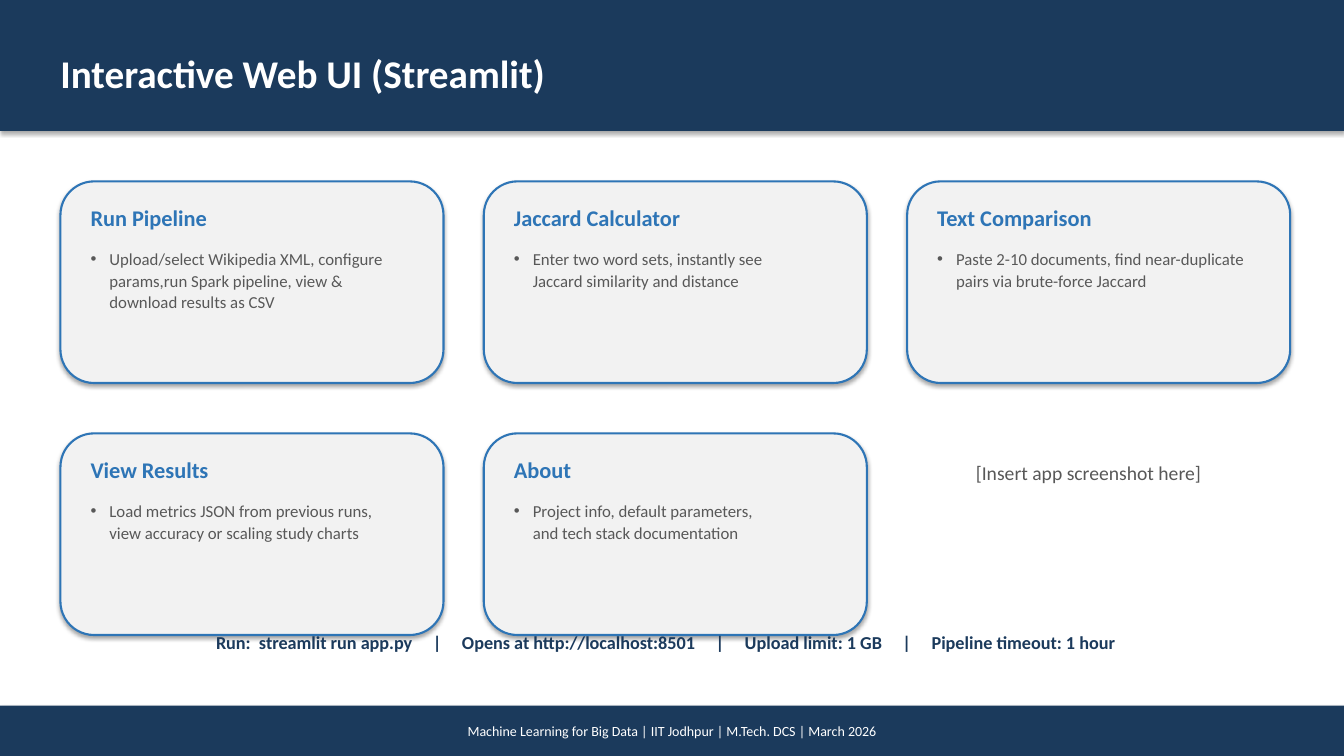
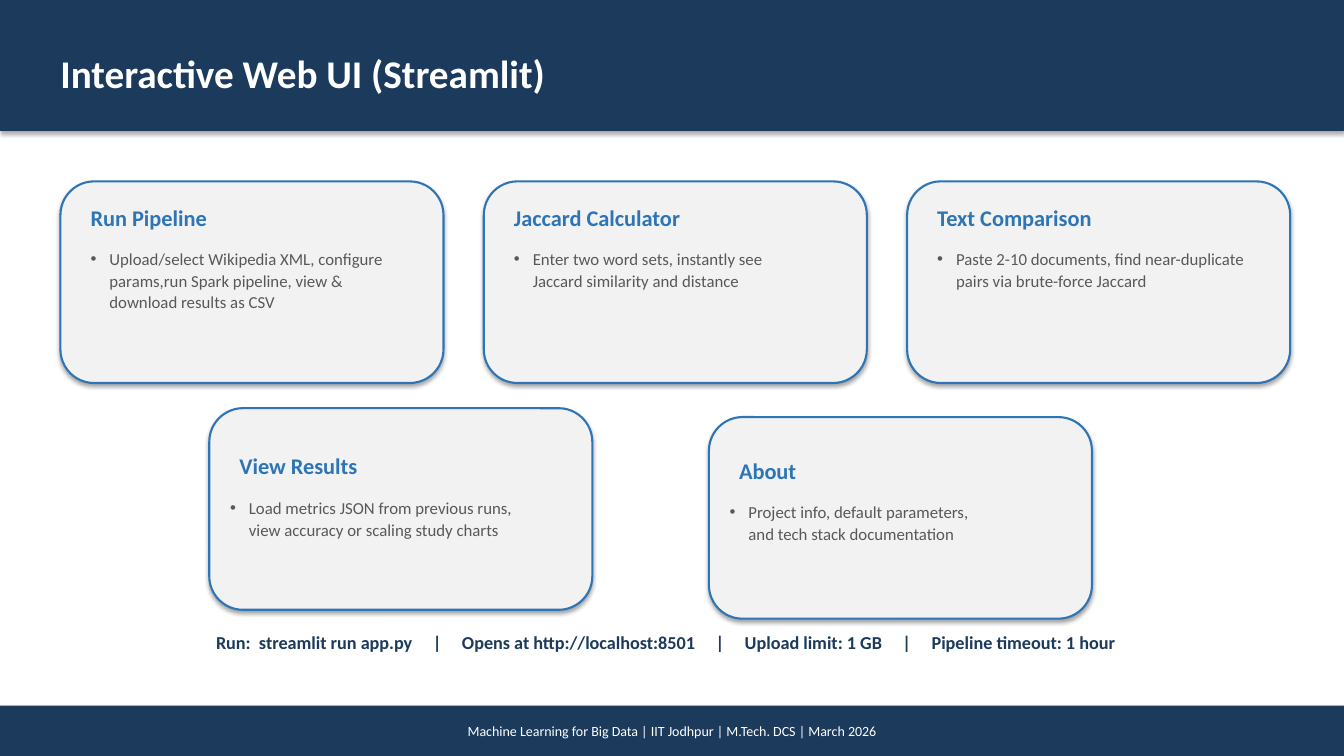
Before and after one commit to Yoursuperherobasu/BigData_Project_Machine_Learning-_for_Big_Data, a slide deck: slide 9 of Project_Presentation.pptx. Drawn at 1344x756 pixels with LibreOffice and Linux fonts; fonts in the diff are those of the drawing. Boxes give left, top, right and bottom in pixels: in the first picture for what was removed or moved away, otherwise in the second. Text is boxed around its words. In the diff, an @@ line names an element or a change of style, - is before the commit and + after.

Commit message:
Add project presentation slides

```diff
--- a/Project_Presentation.pptx
+++ b/Project_Presentation.pptx
@@ rounded rectangle: place and size @@
-rounded rectangle at box(60, 434, 444, 635)
+rounded rectangle at box(210, 408, 593, 610)
@@ rounded rectangle: place and size @@
-rounded rectangle at box(484, 434, 867, 635)
+rounded rectangle at box(709, 417, 1092, 619)
@@ text "View Results": place and size @@
-text "View Results" at box(91, 462, 208, 478)
+text "View Results" at box(239, 458, 357, 474)
@@ text "About": place and size @@
-text "About" at box(514, 462, 571, 478)
+text "About" at box(739, 463, 796, 479)
@@ text removed at box(976, 466, 1200, 483) @@
-[Insert app screenshot here]
@@ text "Load metrics JSON from previous ...": place and size @@
-text "Load metrics JSON from previous ..." at box(109, 505, 372, 542)
+text "Load metrics JSON from previous ..." at box(249, 502, 511, 539)
@@ text "Project info, default parameters, and ...": place and size @@
-text "Project info, default parameters, and ..." at box(533, 505, 752, 539)
+text "Project info, default parameters, and ..." at box(748, 506, 968, 540)
```
Also in this commit, not shown: 1 other slide changed, 2 other files.
